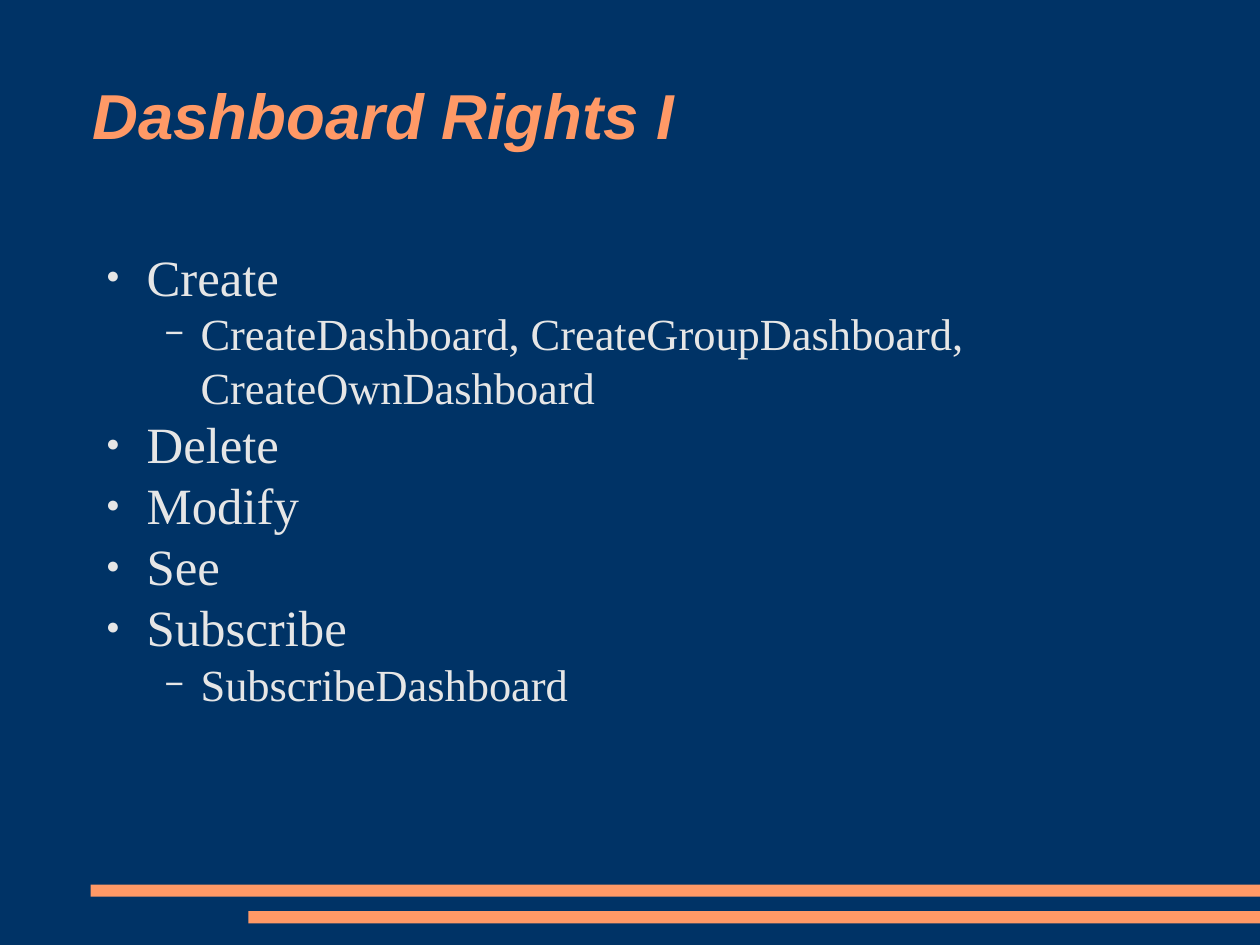
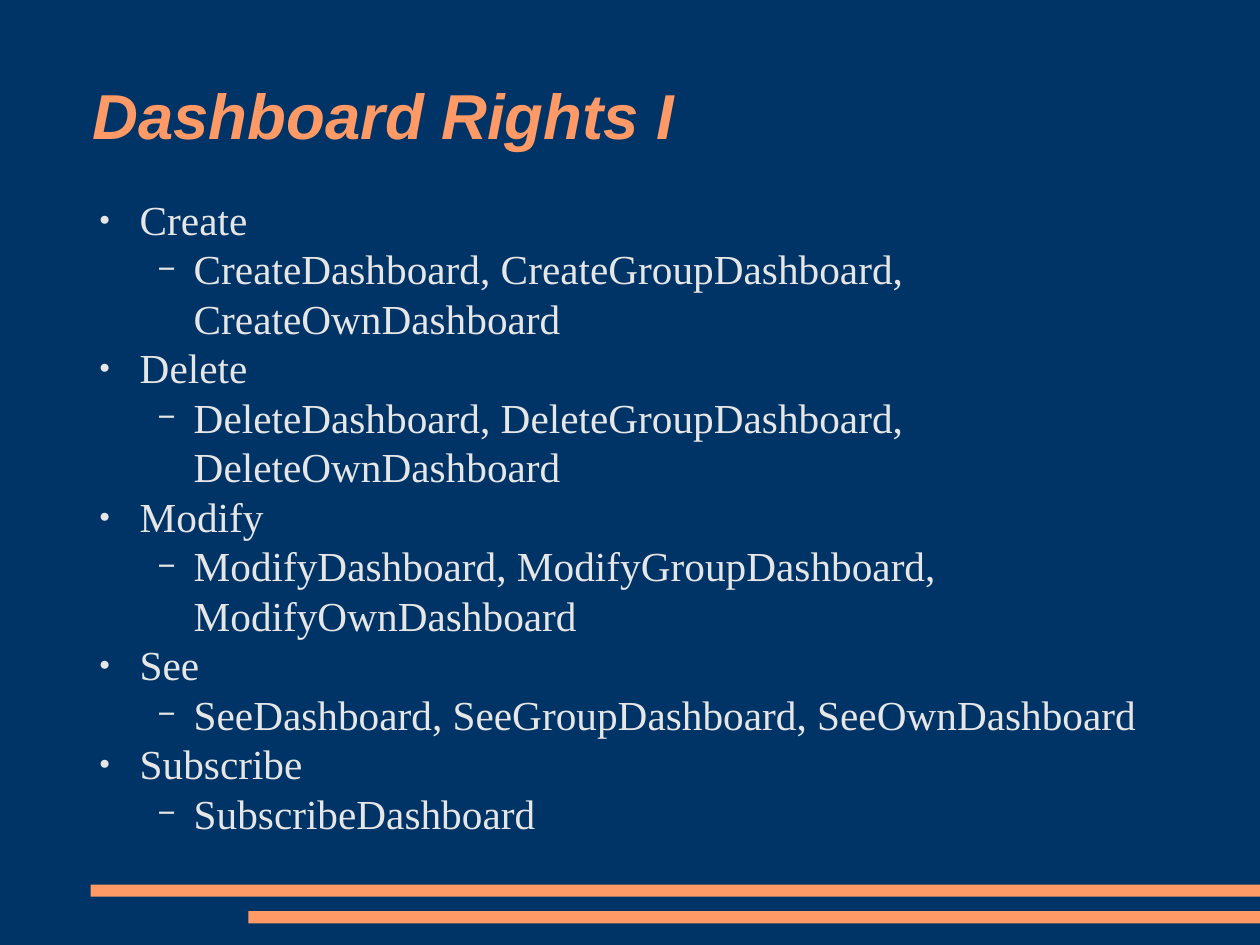
Before and after one commit to racke/Presentations, a slide deck: slide 8 of npw2009/rt38.odp. Drawn at 1260x945 pixels with LibreOffice and Linux fonts; fonts in the diff are those of the drawing. Boxes give left, top, right and bottom in pixels: in the first picture for what was removed or moved away, otherwise in the second. Text is boxed around its words. In the diff, an @@ line names an element or a change of style, - is before the commit and + after.

```diff
--- a/npw2009/rt38.odp
+++ b/npw2009/rt38.odp
@@ text "Create": place and size @@
-text "Create" at <box>147,262,964,702</box>
+text "Create" at <box>140,207,1136,830</box>
@@ text at <box>140,207,903,830</box>: size 32 to 26 pt in "Create", "Delete", "Modify", "See" and 1 more places; size 28 to 26 pt in "CreateDashboard, CreateGroupDashboard, CreateOwnDashboard", "SubscribeDashboard" @@
@@ text at <box>194,404,903,483</box>: paragraph added @@
+  − DeleteDashboard, DeleteGroupDashboard, DeleteOwnDashboard
@@ text at <box>194,552,935,640</box>: paragraph added @@
+  − ModifyDashboard, ModifyGroupDashboard, ModifyOwnDashboard
@@ text at <box>194,701,1136,739</box>: paragraph added @@
+  − SeeDashboard, SeeGroupDashboard, SeeOwnDashboard
```
Also in this commit, not shown: 5 other slides changed, 3 slides added, 1 slide removed, 2 other files.
